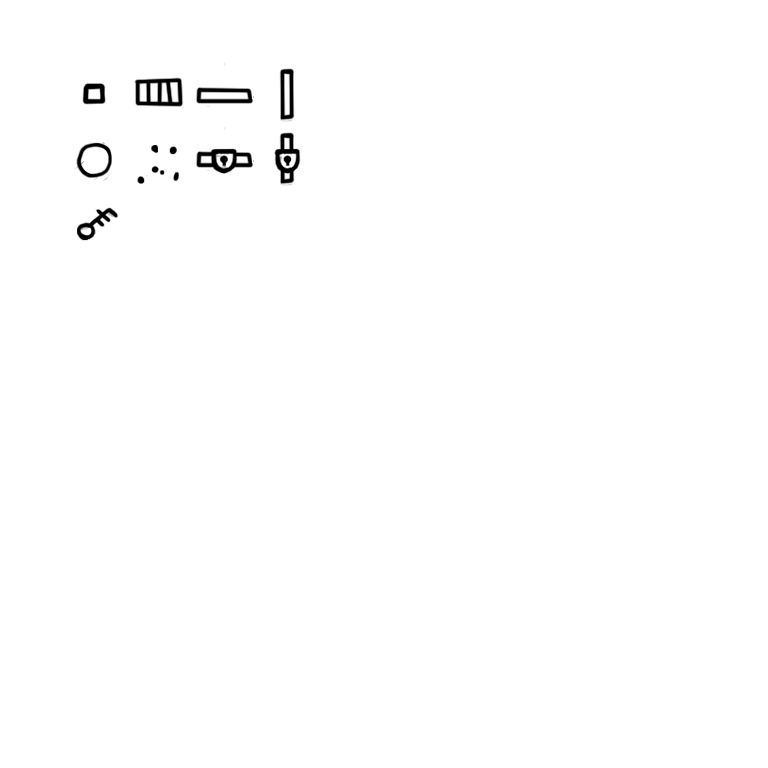
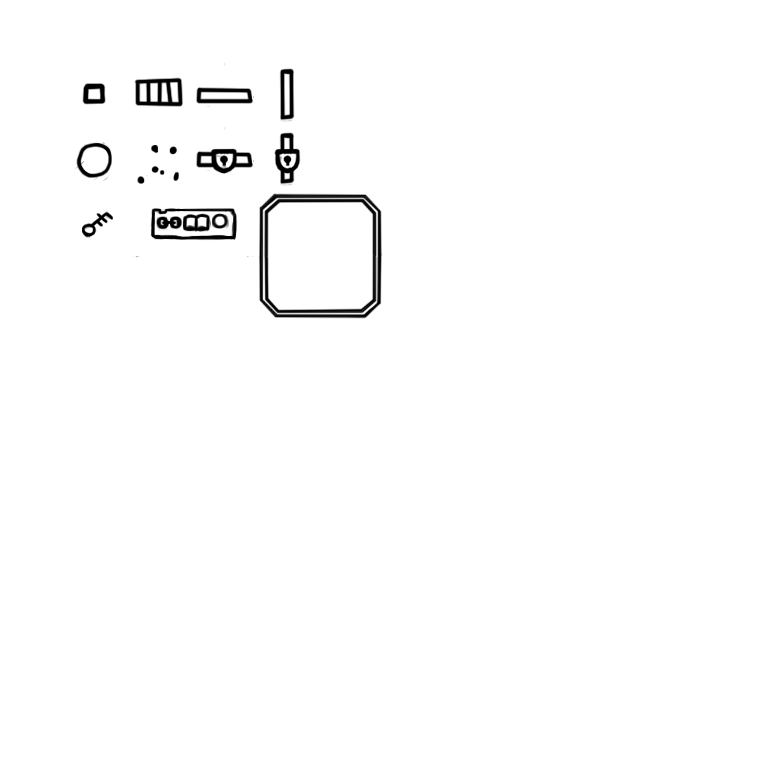
The second 768px x 768px image is a revision of the first. Changes to its layers:
painted on "Layer 2" over (77, 193, 383, 319)
removed layer "Layer 1" over (77, 193, 295, 241)
